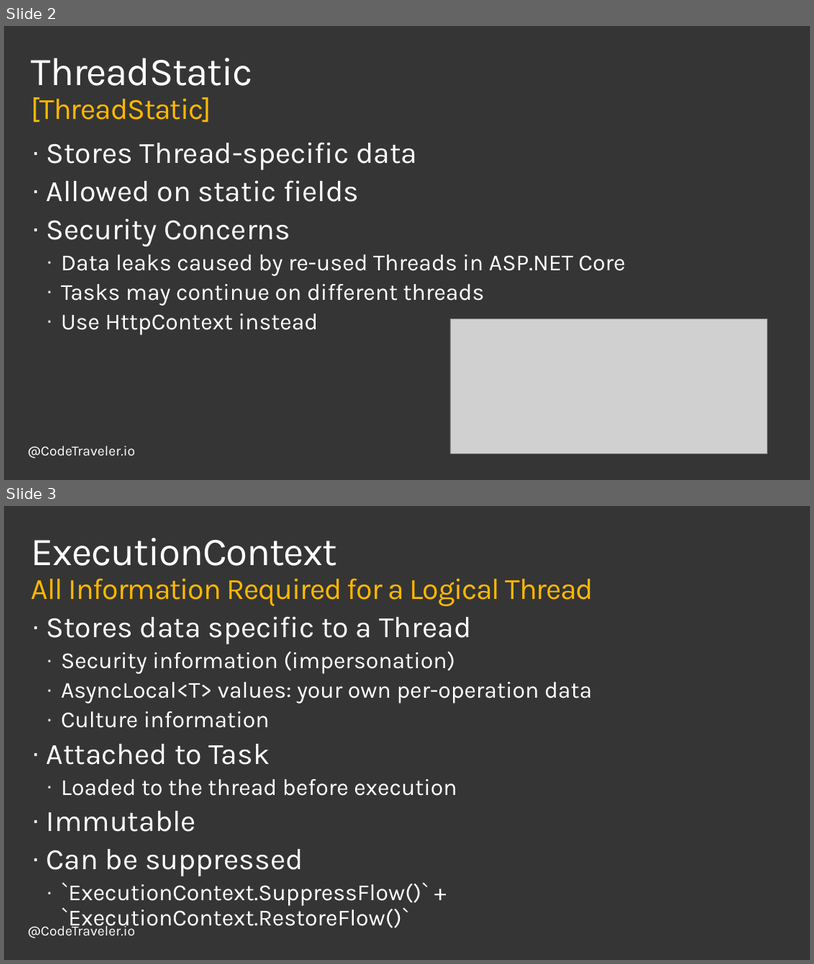
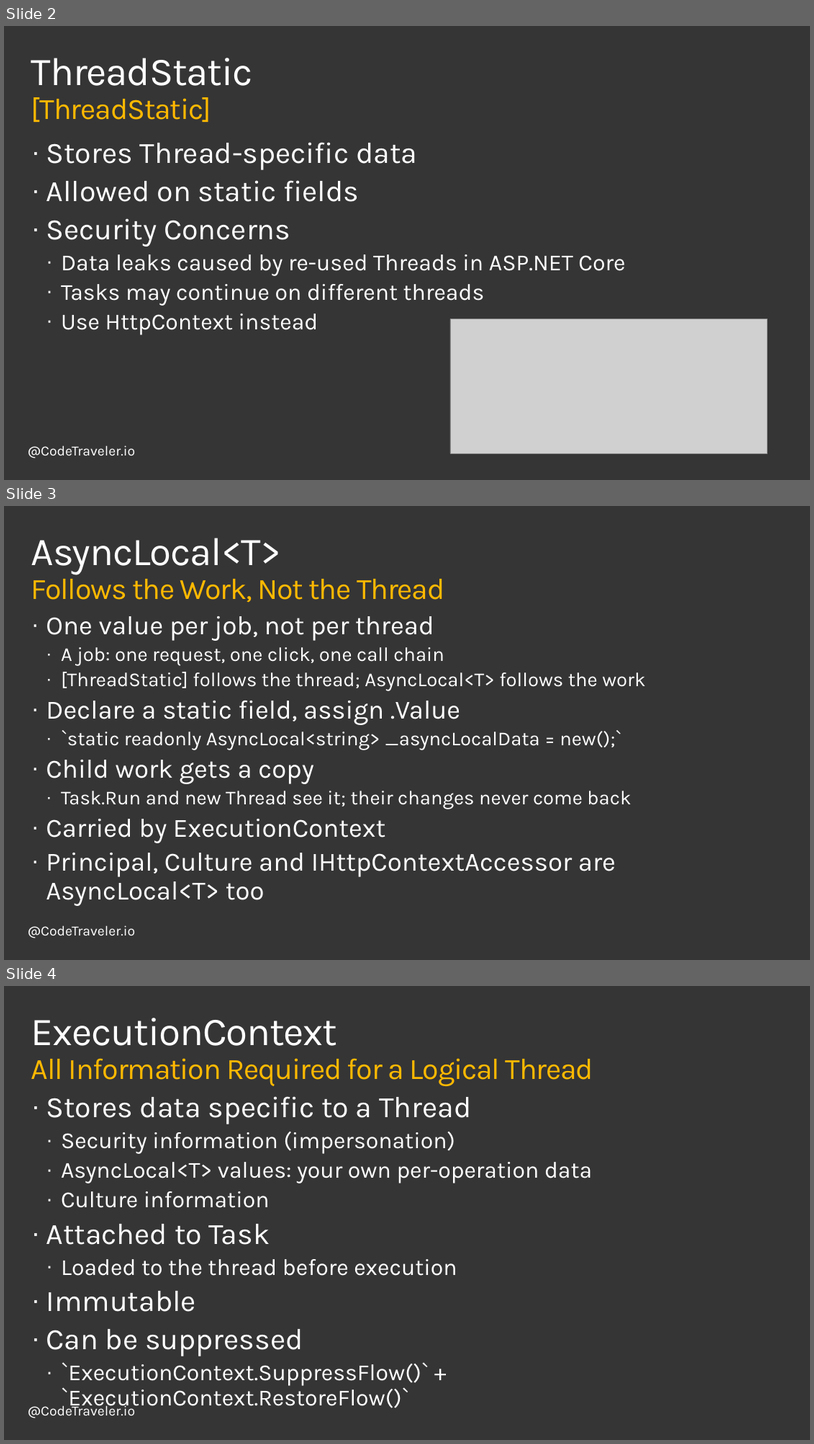
Before and after one commit to TheCodeTraveler/BecomeAnExpertWithAsyncAwait, a slide deck: 3. .NET Internals/Internals.pptx. Shown one above the other, each under a label of ours: slides 2 and 3 before the commit, slides 2, 3 and 4 after it. The pictures are 814x964 and 814x1444 pixels, drawn with LibreOffice and Linux fonts; fonts in the diff are those of the drawing; grey boxes stand for pictures; background and template pictures are left out. Boxes give left, top, right and bottom in pixels: in the first picture for what was removed or moved away, otherwise in the second. Text is boxed around its words. In the diff, an @@ line names an element or a change of style, - is before the commit and + after.

```diff
--- a/3. .NET Internals/Internals.pptx
+++ b/3. .NET Internals/Internals.pptx
@@ slide 3 added at [4,506,810,960], background #353535; not listed: 1 template element that a slide beside it also shows @@
@@ title added at [31,538,445,602], 36 pt, text #FFB900 @@
+AsyncLocal<T>
+Follows the Work, Not the Thread
@@ text added at [46,616,646,906], 24 pt, text #FFFFFF @@
+· One value per job, not per thread
+  · A job: one request, one click, one call chain
+  · [ThreadStatic] follows the thread; AsyncLocal<T> follows the work
+· Declare a static field, assign .Value
+  · `static readonly AsyncLocal<string> _asyncLocalData = new();`
+· Child work gets a copy
+  · Task.Run and new Thread see it; their changes never come back
+· Carried by ExecutionContext
+· Principal, Culture and IHttpContextAccessor are AsyncLocal<T> too
@@ what was slide 3 is now slide 4 @@
```
